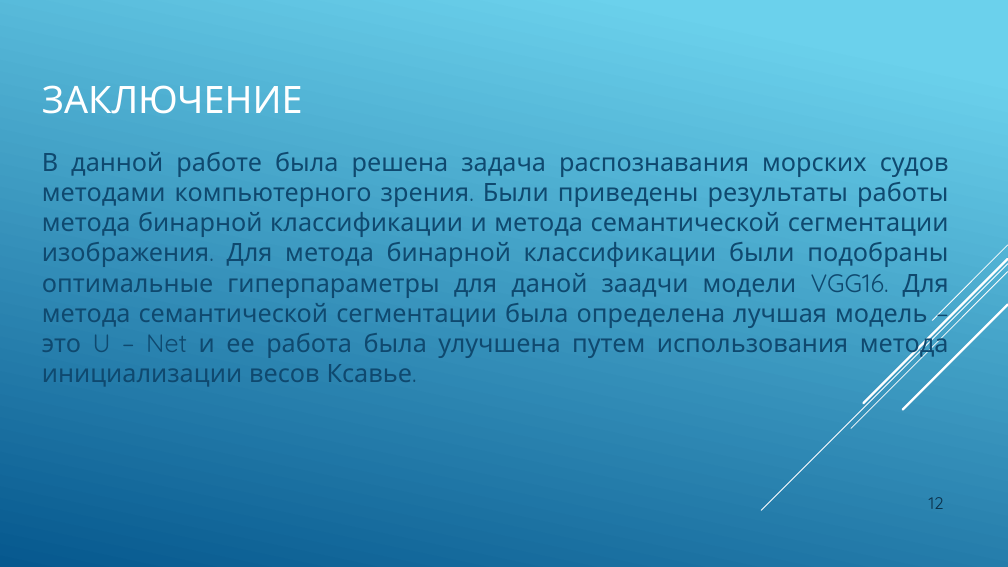
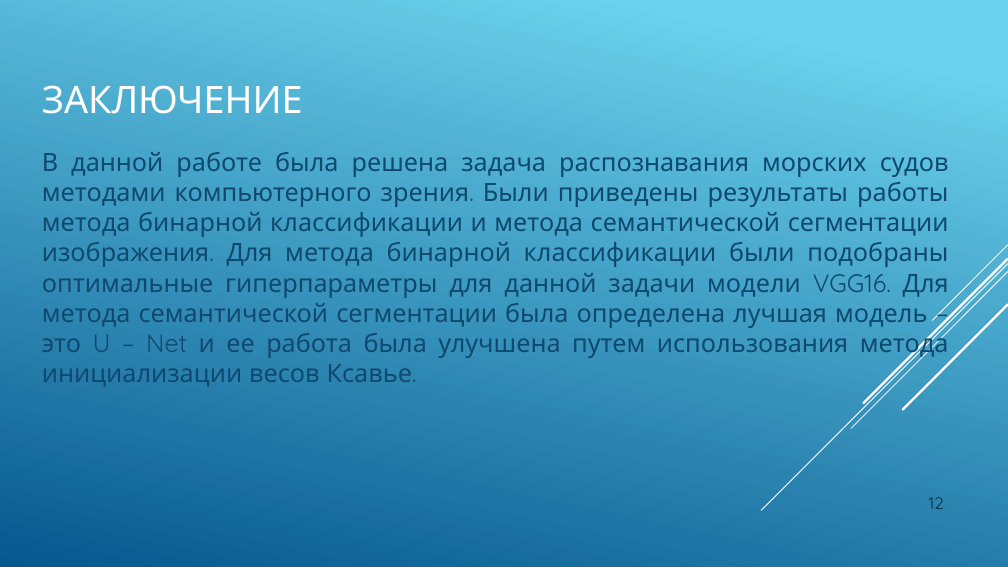
Before and after one commit to JacKira/Airbus_ship_detection, a slide deck: slide 12 of Отчет/ВКР презентация.pptx. Drawn at 1008x567 pixels with LibreOffice and Linux fonts; fonts in the diff are those of the drawing. Boxes give left, top, right and bottom in pixels: in the first picture for what was removed or moved away, otherwise in the second. Text is boxed around its words. In the diff, an @@ line names an element or a change of style, - is before the commit and + after.

```diff
--- a/Отчет/ВКР презентация.pptx
+++ b/Отчет/ВКР презентация.pptx
@@ text at <box>42,152,949,387</box>: text changed @@
-В данной работе была решена задача распознавания морских судов методами компьютерного зрения. Были приведены результаты работы метода бинарной классификации и метода семантической сегментации изображения. Для метода бинарной классификации были подобраны оптимальные гиперпараметры для даной заадчи модели VGG16. Для метода семантической сегментации была определена лучшая модель – это U – Net и ее работа была улучшена путем использования метода инициализации весов Ксавье.
+В данной работе была решена задача распознавания морских судов методами компьютерного зрения. Были приведены результаты работы метода бинарной классификации и метода семантической сегментации изображения. Для метода бинарной классификации были подобраны оптимальные гиперпараметры для данной задачи модели VGG16. Для метода семантической сегментации была определена лучшая модель – это U – Net и ее работа была улучшена путем использования метода инициализации весов Ксавье.
```
